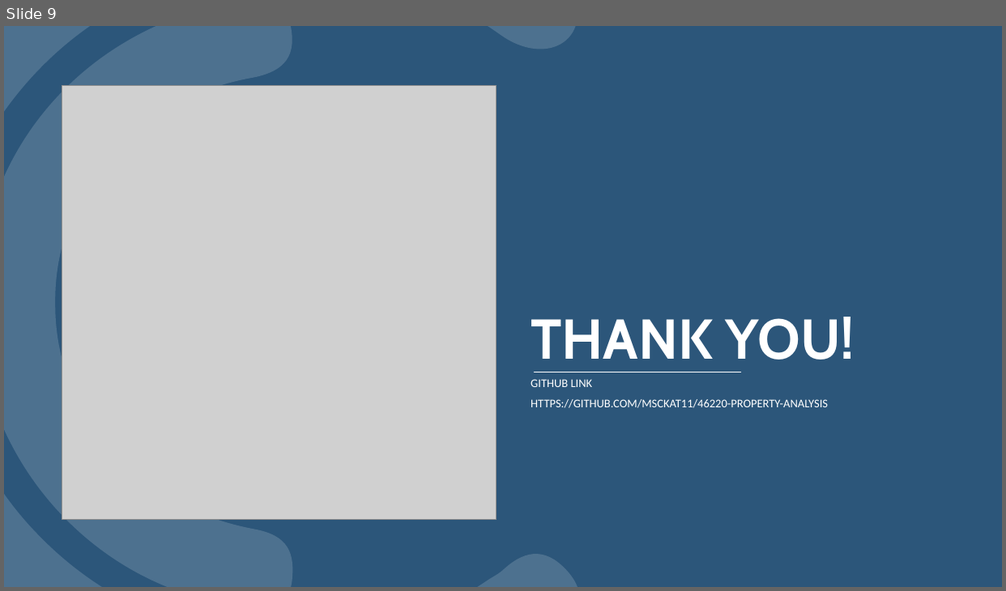
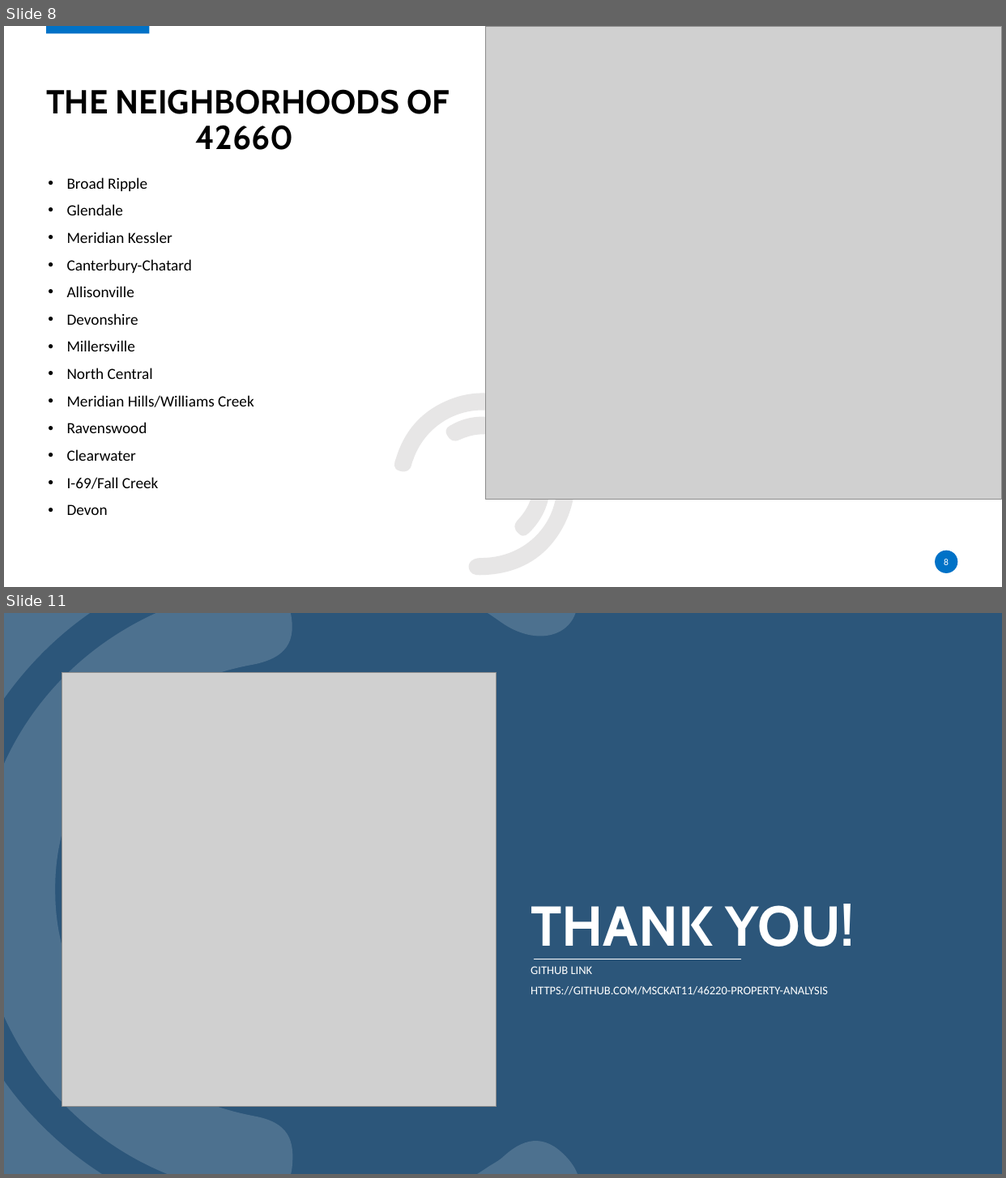
Before and after one commit to msckat11/46220-property-analysis, a slide deck: Broad ripple properties.pptx. Shown one above the other, each under a label of ours: slide 9 before the commit, slides 8 and 11 after it; the slides between them are not shown. The pictures are 1006x591 and 1006x1178 pixels, drawn with LibreOffice and Linux fonts; fonts in the diff are those of the drawing; grey boxes stand for pictures; background and template pictures are left out. Boxes give left, top, right and bottom in pixels: in the first picture for what was removed or moved away, otherwise in the second. Text is boxed around its words. In the diff, an @@ line names an element or a change of style, - is before the commit and + after.

```diff
--- a/Broad ripple properties.pptx
+++ b/Broad ripple properties.pptx
@@ slide 8 added at [4, 26, 1002, 587], background #FFFFFF @@
@@ rectangle added at [46, 26, 149, 33], fill #0072C7 @@
@@ picture added at [486, 26, 1002, 499] @@
@@ title added at [46, 89, 450, 150], 32 pt, text #000000, bold @@
+THE NEIGHBORHOODS OF 42660
@@ text added at [67, 177, 254, 515], 15 pt, text #000000 @@
+• Broad Ripple
+• Glendale
+• Meridian Kessler
+• Canterbury-Chatard
+• Allisonville
+• Devonshire
+• Millersville
+• North Central
+• Meridian Hills/Williams Creek
+• Ravenswood
+• Clearwater
+• I-69/Fall Creek
+• Devon
@@ freeform shape added at [375, 353, 614, 587], fill #E7E6E6 @@
@@ freeform shape added at [442, 390, 577, 541], fill #E7E6E6 @@
@@ freeform shape added at [479, 437, 534, 500], fill #E7E6E6 @@
@@ ellipse added at [936, 551, 958, 574], fill #0072C7 @@
@@ page number added at [944, 559, 948, 565], 9 pt, text #FFFFFF @@
+8
@@ what was slide 9 is now slide 11 @@
```
Also in this commit, not shown: 1 slide changed, 4 other slides added, 3 slides removed.
